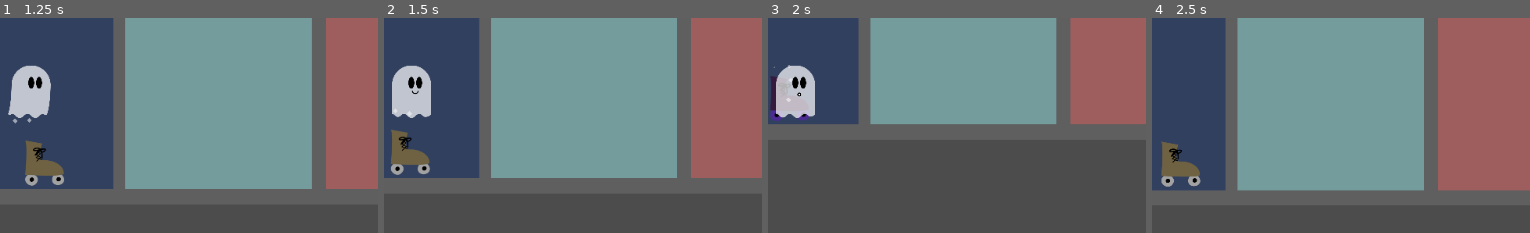
Above: before the commit, frames 1-4 (left to right).
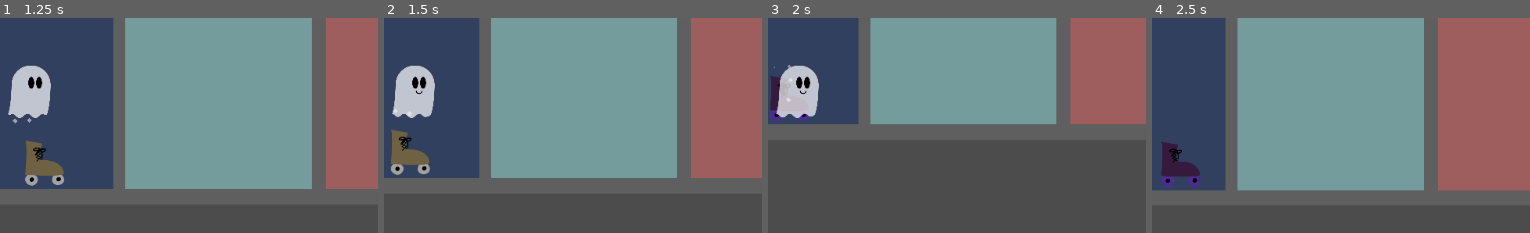
Above: after the commit, the same moments.

Repository: jackmakesthings/boo
Game: Godot game, scene res://scenes/house.tscn
Two runs of this game, one before a commit and one after it. Both use one fixed random seed, a clock stepped at 60 frames per second and the inputs below.
Inputs:
- Up to frame 1 (1.25 s): tap Enter at 0.5 s; hold Right (move_right) from 0.53 s (still down); tap Space (boo) at 0.6 s; tap F (haunt) at 0.8 s
- Up to frame 2 (1.5 s): release Right (move_right) at 1.28 s; hold Down (move_down) from 1.28 s (still down); tap F (haunt) at 1.35 s
- Up to frame 3 (2 s): keep holding Down (move_down); tap Space (boo) at 1.55 s
- Up to frame 4 (2.5 s): release Down (move_down) at 2.03 s; hold Right (move_right) from 2.03 s (still down); tap Space (boo) at 2.1 s; tap F (haunt) at 2.3 s
The pictures show only the part of the screen within x 43-93%, y 39-88%; the shares and areas given below are measured in that part.

Frame 1 is identical in both runs. In frame 2, 0.7% of the frame differs, in the area x 2-14%, y 21-45%; in frame 3, 0.7%; in frame 4, 1.2%, in the area x 2-13%, y 57-79%.

Commit message:
misc updates, time to merge this into dev

Diff:
--- a/ghost.gd
+++ b/ghost.gd
@@ -12,9 +12,9 @@
 
 # Damage/healing
 export (float) var health_decay_rate = 25
-export (float) var health_decay_delay = 0
+export (float) var health_decay_delay = 0 # not implemented yet
 export (float) var health_recharge_rate = 1
-export (float) var health_recharge_delay = 0
+export (float) var health_recharge_delay = 0 # not implemented yet
 
 # Track whether we're close enough to haunt something
 var nearby_hauntable = null
@@ -22,58 +22,52 @@
 # Velocity is for physics; to change ghost speed, edit the speed var
 var velocity = Vector2.ZERO
 
-# Statuses
-# Maybe we treat these as states...
+# Status info
 var in_light = false
 var time_in_light = 0
 var health = 100
 
-# i don't think these are actually the states needed, tbd
-enum state {
-	IDLE,
-	MOVING,
-	DAMAGE,
-	HEAL,
-	READY
-#	READY_TO_HAUNT,
-#	HAUNTING,
-#	POOF
-}
-
-# This maybe shouldn't be a state because it overlaps with other stuff
-var is_moving = false
-
-var current_state = state.IDLE
-# not sure i need this to be a func but couldn't hurt
-
-func set_current_state(new_state):
-	if new_state == current_state:
-		return
-
-	current_state = new_state
+var allow_boo = true # this is a little questionable, refactor?
+
+enum motion_states { IDLE, MOVING }
+enum health_states { OK, DAMAGE, HEAL }
+var motion_state = motion_states.IDLE
+var health_state = health_states.OK
+
+# cache some node paths in case they change later
+onready var face = $body/face
+onready var reaction = $body/reaction
+onready var body_bg = $body/bg
+onready var torso = $body/bg/torso
+onready var bottom = $body/bg/bottom
+onready var particles = $body/bg/Particles2D
+onready var camera = $Camera2D
+
+
+func set_motion_state(new_state):
+	if new_state == motion_state: return
+	motion_state = new_state
 	match new_state:
-		state.IDLE:
-			$body/face.position.x = 10.0
-			$body/bg/torso.play('default')
-			if health < 100:
-				if in_light:
-					set_current_state(state.DAMAGE)
-				else:
-					set_current_state(state.HEAL)
-			print('idle')
-		state.MOVING:
-			$body/bg/torso.play('moving')
-			$body/face.position.x = 30.0
-			print('moving')
-		state.DAMAGE:
-			$body/face.play('oh-no')
-			print('damage')
-		state.HEAL:
-			print('heal')
-		state.READY:
-			$body/bg/bottom.play('default')
-			$body/face.play('happy')
-			print('ready')
+		motion_states.IDLE:
+			face.position.x = 10.0
+			torso.play('default')
+		motion_states.MOVING:
+			face.position.x = 30.0
+			torso.play('moving')
+
+func set_health_state(new_state):
+	if new_state == health_state: return
+	health_state = new_state
+	match new_state:
+		health_states.OK:
+			face.play('happy')
+			reaction.visible = false
+		health_states.DAMAGE:
+			face.play('oh-no')
+			reaction.visible = true
+		health_states.HEAL:
+			face.play('happy') # replace w/heal-face
+			reaction.visible = false
 
 func _enter_tree():
 	root = get_parent()
@@ -83,18 +77,6 @@
 		onBoo()
 	if Input.is_action_just_pressed('haunt'):
 		onHaunt()
-
-	if (Input.is_action_just_pressed('move_right') or
-	   Input.is_action_just_pressed('move_left') or
-	   Input.is_action_just_pressed('move_down') or
-	   Input.is_action_just_pressed('move_up')):
-		set_current_state(state.MOVING)
-
-	if (Input.is_action_just_released('move_right') or
-	   Input.is_action_just_released('move_left') or
-	   Input.is_action_just_released('move_down') or
-	   Input.is_action_just_released('move_up')):
-		set_current_state(state.IDLE)
 
 func handle_movement(_delta):
 	var input_velocity = Vector2.ZERO
@@ -105,41 +87,41 @@
 	if Input.is_action_pressed("move_left"):
 		input_velocity.x -= 1
 		$body.scale.x = -1
-	if Input.is_action_pressed("move_down"):
-		input_velocity.y += 1
-	if Input.is_action_pressed("move_up"):
-		input_velocity.y -= 1
+	if Input.is_action_pressed("move_down"): input_velocity.y += 1
+	if Input.is_action_pressed("move_up"): input_velocity.y -= 1
 
 	input_velocity = input_velocity.normalized() * speed
 
-	# If there's input, accelerate to the input velocity
 	if input_velocity.length() > 0:
+		set_motion_state(motion_states.MOVING)
 		velocity = velocity.linear_interpolate(input_velocity, acceleration)
-#		if input_velocity.x == 0:
-#			set_current_state(state.IDLE)
-#		else:
-#			set_current_state(state.MOVING)
-	else:
-		# If there's no input, slow down to (0, 0)
+	else:
 		velocity = velocity.linear_interpolate(Vector2.ZERO, friction)
+		set_motion_state(motion_states.IDLE)
 	velocity = move_and_slide(velocity)
 
 
 # This gets called basically every frame
 func _physics_process(_delta):
 	handle_movement(_delta)
+
 	# Show/hide "!"
 	if (in_light):
-		$body/reaction.visible = true
-		set_current_state(state.DAMAGE)
-		take_damage(_delta)
-	else:
-		$body/reaction.visible = false
+		set_health_state(health_states.DAMAGE)
+	else:
 		if (health < 100):
-			set_current_state(state.HEAL)
+			set_health_state(health_states.HEAL)
+		else:
+			set_health_state(health_states.OK)
+
+	match health_state:
+		health_states.DAMAGE:
+			take_damage(_delta)
+		health_states.HEAL:
 			heal(_delta)
-		else:
-			set_current_state(state.READY)
+		health_states.OK:
+			pass
+
 	update_health_ui()
 
 func update_health_ui():
@@ -153,21 +135,19 @@
 	var rounded_health = round(health)
 	$health.text = min(100, rounded_health) as String
 	$healthWheel.value = min(100, health)
-	$body/bg.modulate.a = .7 + (1 - (rounded_health/100))
+	body_bg.modulate.a = .7 + (1 - (rounded_health/100))
 
 func take_damage(_delta):
 	if (health > 0):
-		set_current_state(state.DAMAGE)
 		health = health -  (_delta * health_decay_rate)
 #
 func heal(_delta):
-	set_current_state(state.HEAL)
 	health = health + (_delta + health_recharge_rate)
 
 
 # These conditionals will probably get more robust
 func canBoo():
-	return health >= 100
+	return health >= 100 and allow_boo
 
 func canHaunt():
 	return health >= 100 and nearby_hauntable
@@ -182,20 +162,19 @@
 
 func on_light_entered():
 	pass
-#	$body/face.play("oh-no")
-#	$body/face.playing = true
 
 func on_light_exited():
 	pass
-#	$body/face.play("happy")
-#	$body/face.playing = true
 
 
 # Action input handlers
 func onBoo():
 	if canBoo():
-		$body/face.play('boo')
-		$body/face.playing = true
+		allow_boo = false # prevent multiple boo spams
+		face.play('boo')
+		yield(face, "animation_finished")
+		face.play('happy')
+		allow_boo = true
 	else:
 		print("can't boo right now!")
 
@@ -211,16 +190,17 @@
 	set_physics_process(true)
 	set_process_input(true)
 	global_position = holp
-	$Camera2D.current = true
+	camera.current = true
 	visible = true
 
 func deactivate():
 	set_physics_process(false)
 	set_process_input(false)
-	$Camera2D.current = false
+	camera.current = false
 	visible = false
 
 func _ready():
-	set_current_state(state.READY)
-	set_current_state(state.IDLE)
-	$body/bg/Particles2D.emitting = true
+	set_motion_state(motion_states.IDLE)
+	set_health_state(health_states.OK)
+	particles.emitting = true
+	bottom.play('default')
--- a/hauntable.gd
+++ b/hauntable.gd
@@ -71,7 +71,8 @@
 			modulate = '#7b43e9';
 			print('selected')
 		state.HAUNTED:
-			modulate = '#fff'
+#			modulate = '#fff'
+			modulate = '#7b43e9';
 			print('haunted')
 		state.MOVING:
 			print('moving')
@@ -103,7 +104,7 @@
 	set_current_state(state.IDLE)
 
 func activate():
-	set_physics_process(true)
+	set_physics_process(can_move)
 	set_process_input(true)
 	$Camera2D.current = true
 	set_current_state(state.HAUNTED)
--- /dev/null
+++ b/painting.gd
@@ -0,0 +1 @@
+extends 'res://hauntable.gd'
--- /dev/null
+++ b/scenes/painting.tscn
@@ -0,0 +1,22 @@
+[gd_scene load_steps=4 format=2]
+
+[ext_resource path="res://painting.gd" type="Script" id=1]
+[ext_resource path="res://scenes/scarebox.gd" type="Script" id=2]
+
+[sub_resource type="CircleShape2D" id=1]
+radius = 90.0
+
+[node name="painting" type="KinematicBody2D"]
+script = ExtResource( 1 )
+
+[node name="AnimatedSprite" type="AnimatedSprite" parent="."]
+
+[node name="scarebox" type="Area2D" parent="."]
+script = ExtResource( 2 )
+
+[node name="CollisionShape2D" type="CollisionShape2D" parent="scarebox"]
+shape = SubResource( 1 )
+
+[node name="hauntbox" type="Area2D" parent="."]
+
+[node name="CollisionPolygon2D" type="CollisionPolygon2D" parent="hauntbox"]
--- a/scenes/player.tscn
+++ b/scenes/player.tscn
@@ -140,17 +140,17 @@
 
 [sub_resource type="SpriteFrames" id=19]
 animations = [ {
-"frames": [ SubResource( 13 ), SubResource( 13 ) ],
+"frames": [ SubResource( 13 ) ],
 "loop": true,
 "name": "default",
 "speed": 5.0
 }, {
-"frames": [ SubResource( 14 ), SubResource( 14 ) ],
+"frames": [ SubResource( 14 ) ],
 "loop": true,
 "name": "happy",
 "speed": 1.0
 }, {
-"frames": [ SubResource( 15 ), SubResource( 16 ), SubResource( 15 ), SubResource( 17 ) ],
+"frames": [ SubResource( 15 ), SubResource( 16 ), SubResource( 15 ), SubResource( 17 ), SubResource( 14 ) ],
 "loop": false,
 "name": "boo",
 "speed": 5.0
@@ -207,6 +207,7 @@
 process_material = SubResource( 26 )
 
 [node name="reaction" type="Sprite" parent="body"]
+visible = false
 position = Vector2( -133.803, -85.959 )
 scale = Vector2( 0.105312, 0.105312 )
 texture = ExtResource( 3 )
--- a/scenes/rollerskate.tscn
+++ b/scenes/rollerskate.tscn
@@ -54,9 +54,9 @@
 animation = "moving"
 frame = 2
 
-[node name="Area2D" type="Area2D" parent="."]
+[node name="hauntbox" type="Area2D" parent="."]
 
-[node name="CollisionPolygon2D" type="CollisionPolygon2D" parent="Area2D"]
+[node name="CollisionPolygon2D" type="CollisionPolygon2D" parent="hauntbox"]
 position = Vector2( -0.420441, -0.630676 )
 polygon = PoolVector2Array( -67.4925, -82.4742, 23.1141, -78.4799, 35.0969, -37.276, 64.5283, -17.5149, 78.1928, 67.8361, -87.674, 68.0463 )
 
@@ -81,5 +81,5 @@
 [node name="CollisionShape2D" type="CollisionShape2D" parent="."]
 position = Vector2( 0.743256, 30.0275 )
 shape = SubResource( 7 )
-[connection signal="body_entered" from="Area2D" to="." method="_on_Area2D_body_entered"]
-[connection signal="body_exited" from="Area2D" to="." method="_on_Area2D_body_exited"]
+[connection signal="body_entered" from="hauntbox" to="." method="_on_Area2D_body_entered"]
+[connection signal="body_exited" from="hauntbox" to="." method="_on_Area2D_body_exited"]
--- /dev/null
+++ b/scenes/scarebox.gd
@@ -0,0 +1,28 @@
+extends Area2D
+
+
+# Declare member variables here. Examples:
+# var a = 2
+# var b = "text"
+var targets
+
+
+export var scare_level = 2
+
+# Called when the node enters the scene tree for the first time.
+func _ready():
+	pass # Replace with function body.
+
+
+# This should be called in the hauntable's onBoo method
+func fire():
+	targets = get_overlapping_bodies()
+	for target in targets:
+		if target.has_method('onScare'):
+			target.onScare(2, self)
+	pass
+
+
+# Called every frame. 'delta' is the elapsed time since the previous frame.
+#func _process(delta):
+#	pass
